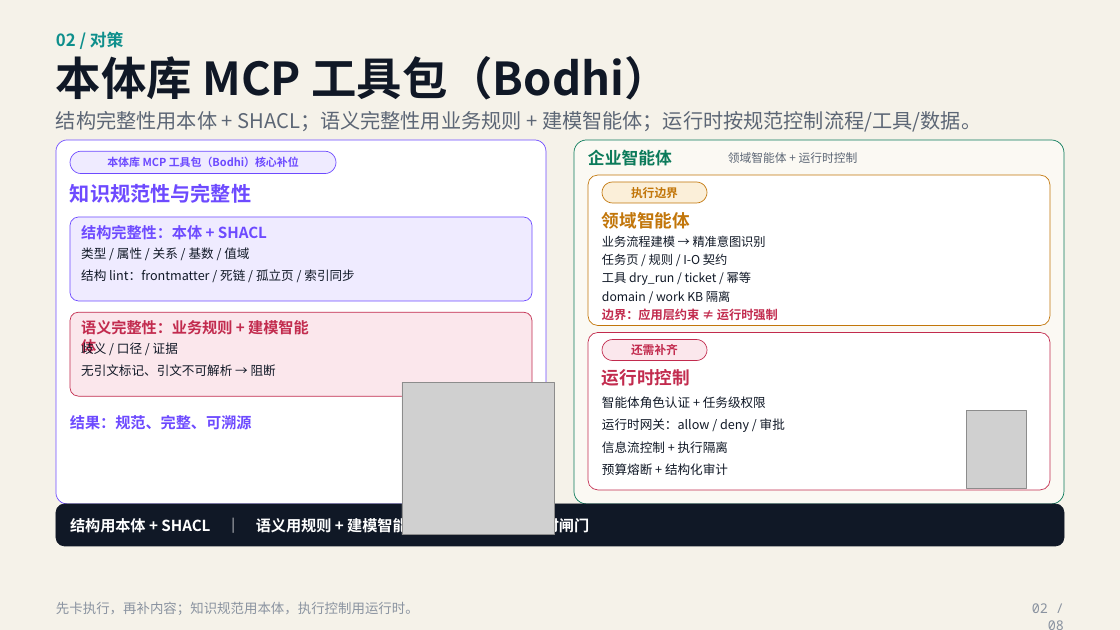
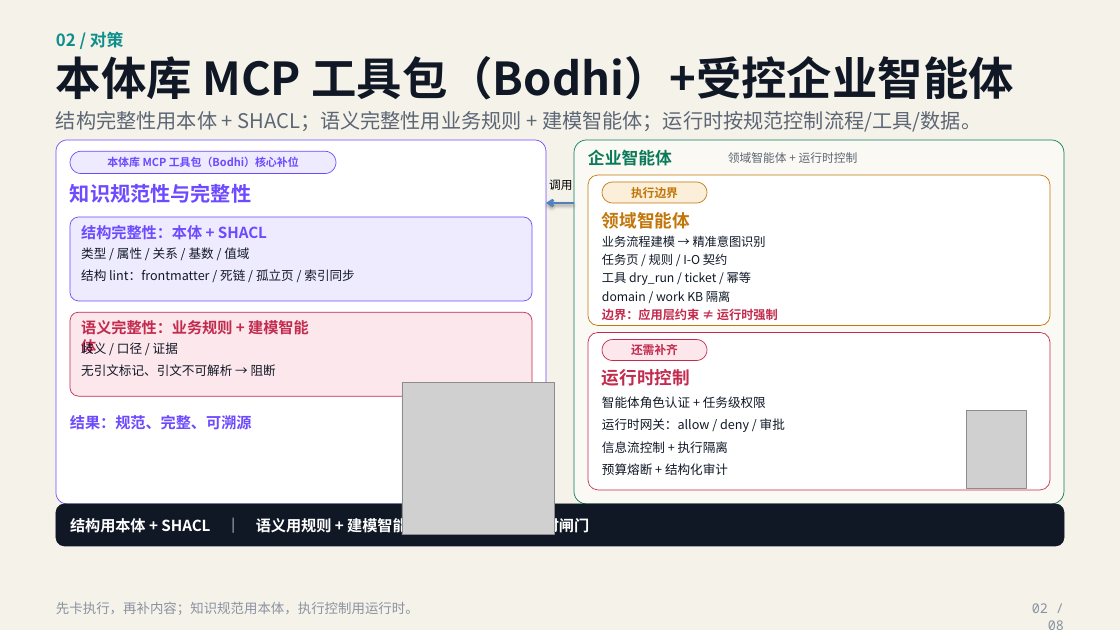
Before and after one commit to painchjy/bodhi, a slide deck: slide 2 of docs/deck/bodhi2-architecture.pptx. Drawn at 1120x630 pixels with LibreOffice and Linux fonts; fonts in the diff are those of the drawing; grey boxes stand for pictures. Boxes give left, top, right and bottom in pixels: in the first picture for what was removed or moved away, otherwise in the second. Text is boxed around its words. In the diff, an @@ line names an element or a change of style, - is before the commit and + after.

```diff
--- a/docs/deck/bodhi2-architecture.pptx
+++ b/docs/deck/bodhi2-architecture.pptx
@@ text at <box>56,56,1013,100</box>: text changed @@
-本体库 MCP 工具包（Bodhi）
+本体库 MCP 工具包（Bodhi）+受控企业智能体
@@ text added at <box>549,179,572,190</box>, 10 pt, text #000000 @@
+调用
@@ arrow added from (574, 203) to (546, 203), #4F81BD 2 pt @@
```
Also in this commit, not shown: 3 other slides changed, 3 other files.
